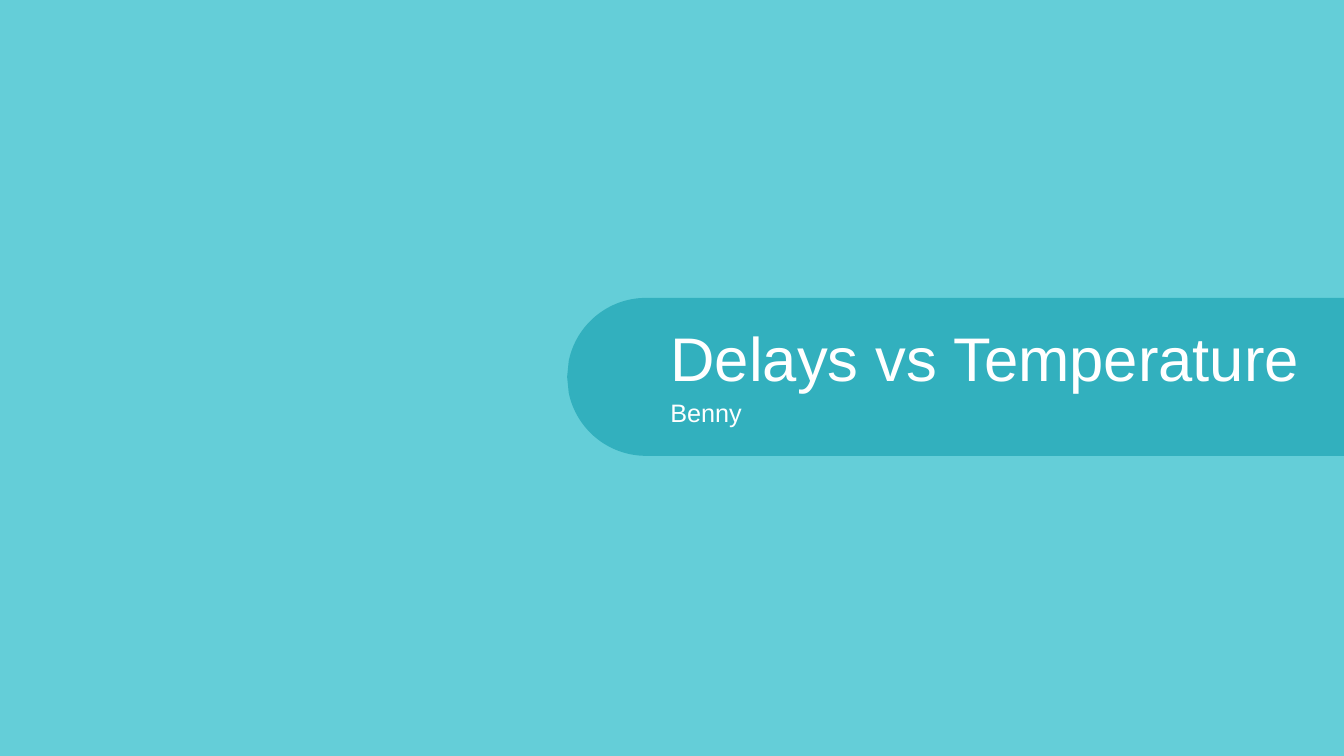
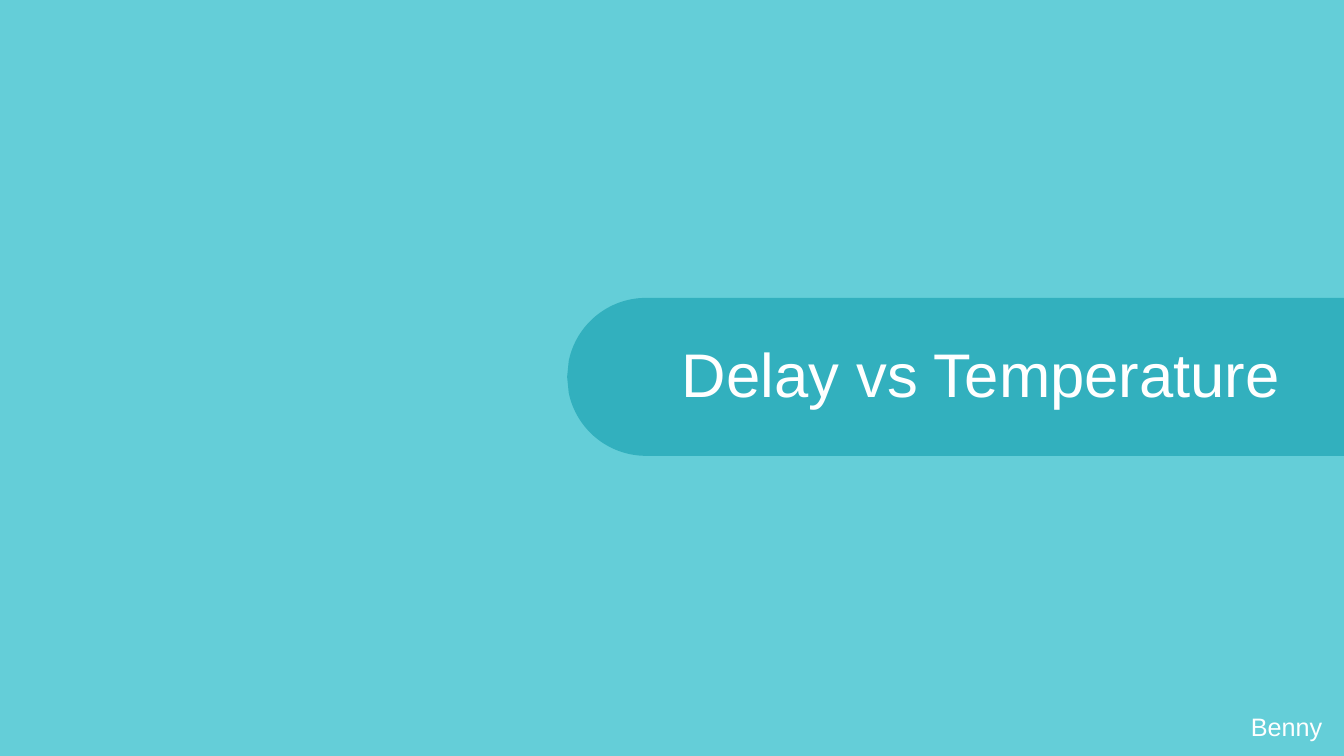
Before and after one commit to bgrullon/FlightDelayPrediction, a slide deck: slide 14 of src/presentation/Flight Delay Prediction.pptx. Drawn at 1344x756 pixels with LibreOffice and Linux fonts; fonts in the diff are those of the drawing; background and template pictures are left out. Boxes give left, top, right and bottom in pixels: in the first picture for what was removed or moved away, otherwise in the second. Text is boxed around its words. In the diff, an @@ line names an element or a change of style, - is before the commit and + after.

```diff
--- a/src/presentation/Flight Delay Prediction.pptx
+++ b/src/presentation/Flight Delay Prediction.pptx
@@ text at <box>682,352,1280,409</box>: text changed @@
-Delays vs Temperature
+Delay vs Temperature
@@ text "Benny": place and size @@
-text "Benny" at <box>670,404,741,428</box>
+text "Benny" at <box>1251,718,1322,741</box>
```
Also in this commit, not shown: 13 other slides changed, 4 slides added, 2 slides removed, 2 other files.
